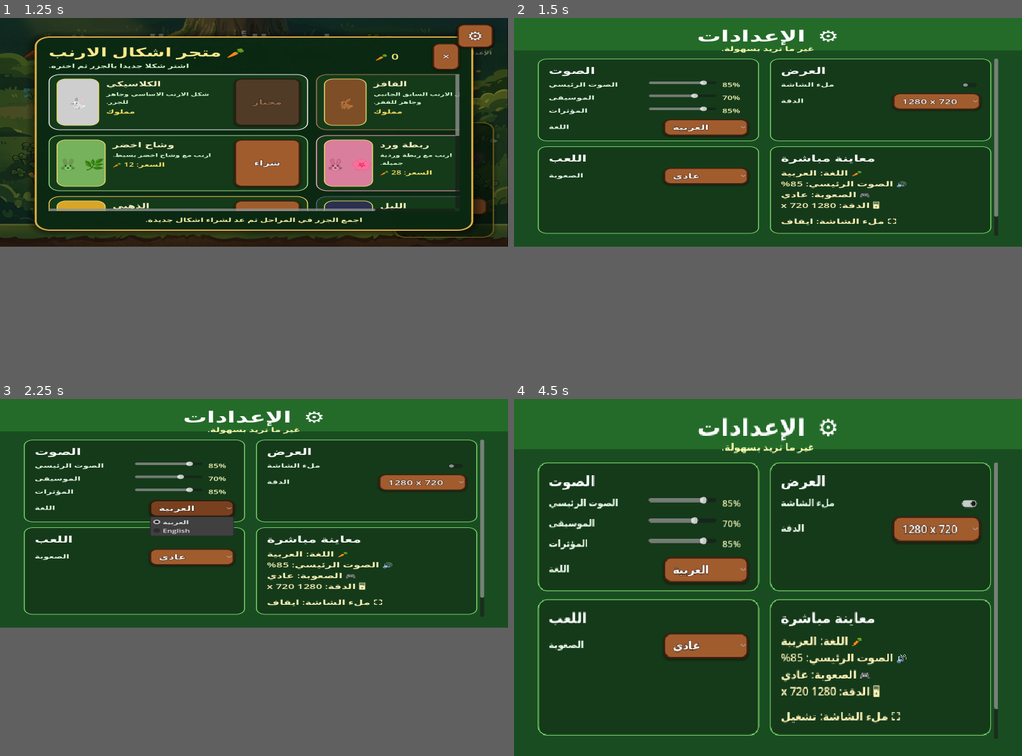
Above: before the commit, frames 1-4 (two rows, left to right).
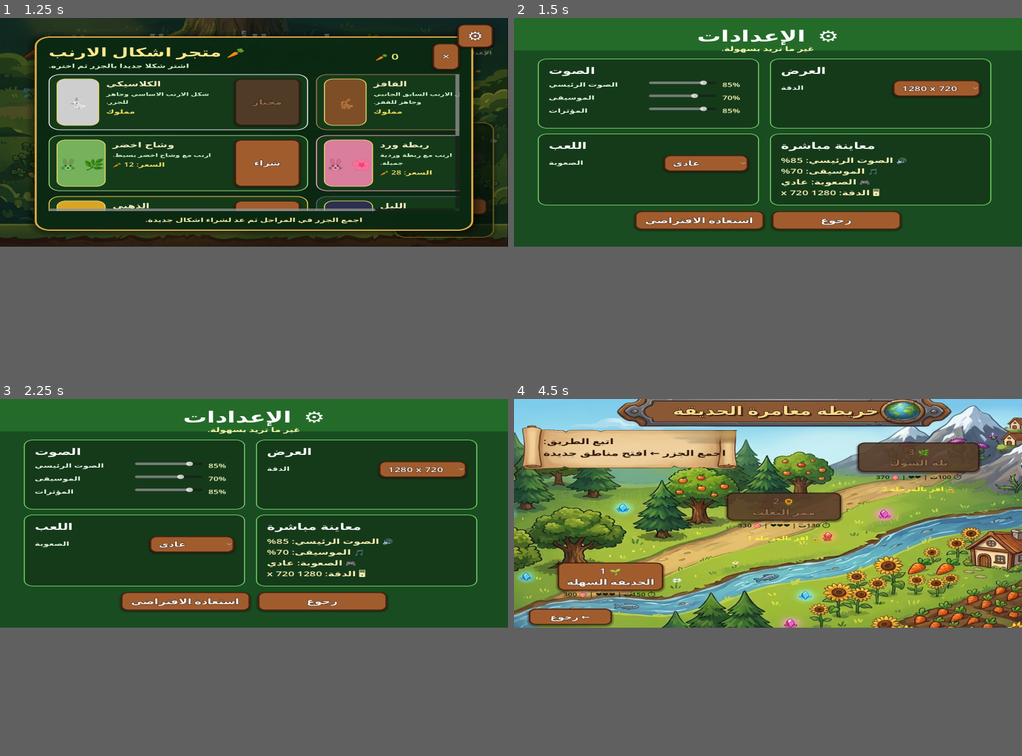
Above: after the commit, the same moments.

Repository: hamzabasem900-source/RUBBY
Game: Godot game, scene res://scenes/MainMenu.tscn
The game is run twice, just before and just after one commit, with the same random seed, the same clock (stepped at 60 frames per second) and the same inputs.
Inputs (mouse positions are in pixels of both pictures, inside the frame that each line leads up to):
- Up to frame 1 (1.25 s): click "الاشكال" at 0.5 s
- Up to frame 2 (1.5 s): click "⚙" at 1.25 s
- Up to frame 3 (2.25 s): click (193, 509) at 2 s, where only the run before the commit has a clickable "العربية"
- Up to frame 4 (4.5 s): click (834, 602) at 2.75 s, where only the run after the commit has a clickable "رجوع"; click (971, 466) at 3.52 s; click (778, 477) at 4.25 s, where only the run after the commit has a clickable "▶ ابدأ اللعب"
In our replay, in frame 4 the window is 800x562 before the commit and 800x360 after it. These sizes can differ from the game's own. Grey fills any space a smaller window leaves; there, only what the larger window draws over its background counts as a difference.

Frame 1 is identical in both runs. In frame 2, 9.2% of the frame differs, in the area x 4-96%, y 11-62%; in frame 3, 9.9%; in frame 4, 65%, in the area x 0-100%, y 0-95%.

Commit message:
Remove level times from settings preview

Diff:
--- a/RUBBY-main/scenes/GameLevel.tscn
+++ b/RUBBY-main/scenes/GameLevel.tscn
@@ -2,7 +2,7 @@
 
 [ext_resource type="Script" uid="uid://btldqoiq7b3vk" path="res://scripts/game_level.gd" id="1_gl"]
 [ext_resource type="Script" uid="uid://bq6imx1wbq13f" path="res://scripts/hud.gd" id="2_hud"]
-[ext_resource type="Texture2D" uid="uid://c5j25vx4s0qt2" path="res://assets/Gemini_Generated_Image_jmx22pjmx22pjmx2.png" id="2_s7260"]
+[ext_resource type="Texture2D" uid="uid://c5j25vx4s0qt2" path="res://assets/images/game_level_background.png" id="2_s7260"]
 [ext_resource type="PackedScene" path="res://scenes/Player.tscn" id="3_player"]
 
 [sub_resource type="RectangleShape2D" id="wall_top"]
--- a/RUBBY-main/scenes/LevelMap.tscn
+++ b/RUBBY-main/scenes/LevelMap.tscn
@@ -1,9 +1,9 @@
 [gd_scene format=3 uid="uid://levelmap"]
 
 [ext_resource type="Script" uid="uid://2of2uy0i3jqd" path="res://scripts/level_map.gd" id="1_lmap"]
-[ext_resource type="Texture2D" uid="uid://di6rm0shfvxcn" path="res://assets/Gemini_Generated_Image_ldlzhcldlzhcldlz.png" id="2_y2l36"]
-[ext_resource type="Texture2D" uid="uid://dub6q0imgilrs" path="res://assets/Screenshot_2026-05-12_040427-removebg-preview.png" id="3_he8ie"]
-[ext_resource type="Texture2D" uid="uid://bc3gxc0eqoc72" path="res://assets/WhatsApp_Image_2026-05-12_at_4.12.01_AM-removebg-preview.png" id="4_vbfs7"]
+[ext_resource type="Texture2D" uid="uid://di6rm0shfvxcn" path="res://assets/images/level_map_background.png" id="2_y2l36"]
+[ext_resource type="Texture2D" uid="uid://dub6q0imgilrs" path="res://assets/images/level_map_trail.png" id="3_he8ie"]
+[ext_resource type="Texture2D" uid="uid://bc3gxc0eqoc72" path="res://assets/images/level_map_rabbit_marker.png" id="4_vbfs7"]
 
 [node name="LevelMap" type="Control" unique_id=2006392819]
 layout_mode = 3
--- a/RUBBY-main/scenes/MainMenu.tscn
+++ b/RUBBY-main/scenes/MainMenu.tscn
@@ -1,7 +1,7 @@
 [gd_scene format=3 uid="uid://dup67efmsqwb1"]
 
 [ext_resource type="Script" uid="uid://cmlq05o7ubvvy" path="res://scripts/main_menu.gd" id="1_mainmenu"]
-[ext_resource type="Texture2D" uid="uid://c2k4cpuncfvvs" path="res://assets/Gemini_Generated_Image_xy6q7zxy6q7zxy6q.png" id="2_0ykhv"]
+[ext_resource type="Texture2D" uid="uid://c2k4cpuncfvvs" path="res://assets/images/main_menu_background.png" id="2_0ykhv"]
 
 [sub_resource type="StyleBoxFlat" id="StyleBoxFlat_settings_normal"]
 bg_color = Color(0.06, 0.07, 0.06, 0.3)
--- a/RUBBY-main/scenes/Player.tscn
+++ b/RUBBY-main/scenes/Player.tscn
@@ -1,7 +1,7 @@
 [gd_scene load_steps=32 format=3]
 
 [ext_resource type="Script" path="res://scripts/player.gd" id="1_player"]
-[ext_resource type="Texture2D" path="res://assets/Gemini_Generated_Image_l7xrnml7xrnml7xr-removebg-preview.png" id="2_white_sheet"]
+[ext_resource type="Texture2D" path="res://assets/images/classic_bunny_sprite_sheet.png" id="2_white_sheet"]
 
 [sub_resource type="CapsuleShape2D" id="SubResource_1"]
 height = 42.0
--- a/RUBBY-main/scripts/enemy_fox.gd
+++ b/RUBBY-main/scripts/enemy_fox.gd
@@ -6,7 +6,7 @@
 # searching for and chasing the player across the whole world.
 # =============================================
 
-const NEW_FOX_SHEET_PATH: String = "res://assets/Gemini_Generated_Image_7zbfmh7zbfmh7zbf-removebg-preview.png"
+const NEW_FOX_SHEET_PATH: String = "res://assets/images/fox_sprite_sheet.png"
 const FOX_SHEET_COLUMNS: int = 7
 const FOX_SHEET_ROWS: int = 4
 
--- a/RUBBY-main/scripts/game_manager.gd
+++ b/RUBBY-main/scripts/game_manager.gd
@@ -26,7 +26,7 @@
 
 var level_configs: Array = [
 	{
-		"level": 1, "time_limit": 120.0, "lives": 3,
+		"level": 1, "time_limit": 150.0, "lives": 3,
 		"required_score": 300, "fox_count": 2,
 		"hole_count": 4, "thorn_count": 4,
 		"carrot_count": 12, "golden_carrot_count": 2,
@@ -35,7 +35,7 @@
 		"carrot_respawn_delay": 3.0
 	},
 	{
-		"level": 2, "time_limit": 100.0, "lives": 3,
+		"level": 2, "time_limit": 130.0, "lives": 3,
 		"required_score": 330, "fox_count": 3,
 		"hole_count": 6, "thorn_count": 7,
 		"carrot_count": 24, "golden_carrot_count": 4,
@@ -43,7 +43,7 @@
 		"fox_min_dist": 112.0
 	},
 	{
-		"level": 3, "time_limit": 80.0, "lives": 2,
+		"level": 3, "time_limit": 100.0, "lives": 2,
 		"required_score": 370, "fox_count": 4,
 		"hole_count": 8, "thorn_count": 10,
 		"carrot_count": 25, "golden_carrot_count": 6,
--- a/RUBBY-main/scripts/hud.gd
+++ b/RUBBY-main/scripts/hud.gd
@@ -12,7 +12,6 @@
 
 var heart_labels: Array = []
 var max_lives: int = 3
-var _last_life_tween: Tween
 
 func _ready() -> void:
 	GameManager.score_changed.connect(_on_score_changed)
@@ -42,7 +41,6 @@
 func _rebuild_hearts(val: int) -> void:
 	if not hearts_box:
 		return
-	_stop_last_life_blink()
 	for child in hearts_box.get_children():
 		child.free()
 	heart_labels.clear()
@@ -54,32 +52,6 @@
 		lbl.add_theme_color_override("font_color", Color(1, 0.12, 0.18))
 		hearts_box.add_child(lbl)
 		heart_labels.append(lbl)
-	if visible_hearts == 1:
-		_start_last_life_blink(heart_labels[0])
-
-func _start_last_life_blink(heart: Label) -> void:
-	if not heart:
-		return
-	heart.pivot_offset = Vector2(heart.size.x * 0.5, heart.size.y * 0.5)
-	heart.modulate = Color(1, 1, 1, 1)
-	heart.scale = Vector2.ONE
-	_last_life_tween = create_tween()
-	_last_life_tween.set_loops()
-	_last_life_tween.set_trans(Tween.TRANS_SINE)
-	_last_life_tween.set_ease(Tween.EASE_IN_OUT)
-	_last_life_tween.tween_property(heart, "modulate:a", 0.28, 0.22)
-	_last_life_tween.parallel().tween_property(heart, "scale", Vector2(1.25, 1.25), 0.22)
-	_last_life_tween.tween_property(heart, "modulate:a", 1.0, 0.22)
-	_last_life_tween.parallel().tween_property(heart, "scale", Vector2.ONE, 0.22)
-
-func _stop_last_life_blink() -> void:
-	if _last_life_tween and _last_life_tween.is_valid():
-		_last_life_tween.kill()
-	_last_life_tween = null
-	for heart in heart_labels:
-		if heart:
-			heart.modulate = Color(1, 1, 1, 1)
-			heart.scale = Vector2.ONE
 
 func _on_time_changed(val: float) -> void:
 	if not time_label:
--- a/RUBBY-main/scripts/player.gd
+++ b/RUBBY-main/scripts/player.gd
@@ -20,7 +20,7 @@
 const DAMAGE_REACTION_DURATION: float = 0.34
 const LANDING_SQUASH_DURATION: float = 0.12
 const SPOTTED_BUNNY_SKIN_ID: String = "spotted_bunny"
-const SPOTTED_BUNNY_SHEET_PATH: String = "res://assets/Gemini_Generated_Image_z29tj3z29tj3z29t-removebg-preview.png"
+const SPOTTED_BUNNY_SHEET_PATH: String = "res://assets/images/spotted_bunny_sprite_sheet.png"
 
 var invincible:      bool  = false
 var invincible_timer: float = 0.0
--- a/RUBBY-main/scripts/settings_manager.gd
+++ b/RUBBY-main/scripts/settings_manager.gd
@@ -18,7 +18,6 @@
 	"sfx_volume": 0.85,
 	"mute_audio": false,
 	"language": "العربية",
-	"fullscreen": false,
 	"resolution": "1280 x 720",
 	"difficulty": "Normal"
 }
@@ -39,8 +38,7 @@
 	_sanitize_settings()
 
 func _sanitize_settings() -> void:
-	if not ["العربية", "English"].has(str(values["language"])):
-		values["language"] = str(DEFAULT_SETTINGS["language"])
+	values["language"] = str(DEFAULT_SETTINGS["language"])
 	if not ["1024 x 720", "1280 x 720", "1600 x 900", "1920 x 1080"].has(str(values["resolution"])):
 		values["resolution"] = str(DEFAULT_SETTINGS["resolution"])
 
@@ -87,28 +85,7 @@
 	window.content_scale_mode = Window.CONTENT_SCALE_MODE_CANVAS_ITEMS
 	window.content_scale_aspect = Window.CONTENT_SCALE_ASPECT_IGNORE
 
-	if bool(values["fullscreen"]):
-		_apply_fullscreen_window()
-	else:
-		_apply_windowed_size(_resolution_to_vector(str(values["resolution"])))
-
-func _apply_fullscreen_window() -> void:
-	var screen_size := DisplayServer.screen_get_size()
-	var screen_position := DisplayServer.screen_get_position()
-	DisplayServer.window_set_flag(DisplayServer.WINDOW_FLAG_BORDERLESS, false)
-	DisplayServer.window_set_mode(DisplayServer.WINDOW_MODE_FULLSCREEN)
-	DisplayServer.window_set_position(screen_position)
-	DisplayServer.window_set_size(screen_size)
-	get_window().size = screen_size
-	call_deferred("_finish_fullscreen_apply", screen_size, screen_position)
-
-func _finish_fullscreen_apply(screen_size: Vector2i, screen_position: Vector2i) -> void:
-	if not bool(values["fullscreen"]):
-		return
-	DisplayServer.window_set_mode(DisplayServer.WINDOW_MODE_FULLSCREEN)
-	DisplayServer.window_set_position(screen_position)
-	DisplayServer.window_set_size(screen_size)
-	get_window().size = screen_size
+	_apply_windowed_size(_resolution_to_vector(str(values["resolution"])))
 
 func _apply_windowed_size(size: Vector2i) -> void:
 	DisplayServer.window_set_mode(DisplayServer.WINDOW_MODE_WINDOWED)
@@ -119,8 +96,6 @@
 	call_deferred("_finish_windowed_size_apply", size)
 
 func _finish_windowed_size_apply(size: Vector2i) -> void:
-	if bool(values["fullscreen"]):
-		return
 	DisplayServer.window_set_mode(DisplayServer.WINDOW_MODE_WINDOWED)
 	DisplayServer.window_set_size(size)
 	get_window().size = size
@@ -209,130 +184,6 @@
 	return style
 
 func text(key: String) -> String:
-	var language := str(values["language"])
-	var english := {
-		"settings": "Settings",
-		"settings_subtitle": "Tune your adventure exactly the way you like.",
-		"audio": "Audio",
-		"master_volume": "Master Volume",
-		"music_volume": "Music Volume",
-		"sfx_volume": "SFX Volume",
-		"mute_audio": "Mute all sound",
-		"language": "Language",
-		"gameplay": "Gameplay",
-		"difficulty": "Difficulty",
-		"visuals": "Display",
-		"fullscreen": "Fullscreen",
-		"resolution": "Resolution",
-		"windowed": "Windowed",
-		"reset": "Reset Defaults",
-		"back": "Back",
-		"back_to_menu": "Back to Menu",
-		"preview": "Live Preview",
-		"on": "ON",
-		"off": "OFF",
-		"app_title": "🥕 Bunny Carrot Adventure 🐰",
-		"main_subtitle": "Collect carrots, avoid foxes, dash past danger!",
-		"carrot_wallet": "🥕 {count}",
-		"open_skin_shop": "Skins",
-		"skin_shop_title": "🥕 Bunny Skin Shop",
-		"skin_shop_subtitle": "Buy bunny shapes, then equip your favorite look.",
-		"skin_shop_hint": "Collect carrots in levels, then come back to buy new bunny shapes.",
-		"skin_price": "Price: {price} 🥕",
-		"skin_owned": "Owned",
-		"skin_buy": "Buy",
-		"skin_equip": "Equip",
-		"skin_selected": "Selected",
-		"skin_not_enough": "Not enough carrots yet.",
-		"skin_bought_status": "Purchased and equipped {name}!",
-		"skin_equipped_status": "Equipped {name}.",
-		"skin_white_name": "Classic Bunny",
-		"skin_white_desc": "The original bunny look. Always ready for carrots.",
-		"skin_runner_name": "Runner Bunny",
-		"skin_runner_desc": "The earlier side-view bunny shape, ready to hop.",
-		"skin_dune_name": "Dune Hare",
-		"skin_dune_desc": "A taller desert hare with long ears, a lean body, and fast stride physics.",
-		"skin_snow_name": "Snow Scout",
-		"skin_snow_desc": "A compact white scout bunny with a rounded body and smaller collision shape.",
-		"choose_bunny": "Choose Your Bunny! 🐰",
-		"white_bunny_button": "🐰 Classic Bunny",
-		"brown_bunny_button": "🐇 Runner Bunny",
-		"select_dune_bunny_button": "🐇 Dune Hare",
-		"select_snow_bunny_button": "🐰 Snow Scout",
-		"confirm_play": "✔ Let's Go! Play!",
-		"skin_meadow_name": "Meadow Scarf",
-		"skin_meadow_desc": "A bunny outfit with a leafy scarf for garden camouflage.",
-		"skin_rose_name": "Rose Bow",
-		"skin_rose_desc": "A bunny look with a soft rose bow for spring adventures.",
-		"skin_golden_name": "Golden Vest",
-		"skin_golden_desc": "A bright golden bunny vest made for true carrot collectors.",
-		"skin_night_name": "Moon Cape",
-		"skin_night_desc": "A dark bunny cape with a moon badge for quiet night runs.",
-		"skin_tiny_name": "Tiny Mushroom Bunny",
-		"skin_tiny_desc": "A small round bunny shape with a smaller physics body for tight garden paths.",
-		"skin_lop_name": "Long-Eared Lop",
-		"skin_lop_desc": "A taller lop bunny shape with longer reach and matching collision physics.",
-		"skin_spotted_name": "Spotted Trail Bunny",
-		"skin_spotted_desc": "A premium brown-and-white bunny with its own sprite-sheet hop animation.",
-		"start_game": "▶  Start Game",
-		"instructions": "📖  Instructions",
-		"level_map": "🗺  Level Map",
-		"quit": "✖  Quit",
-		"how_to_play": "📖 How To Play",
-		"instructions_subtitle": "Quick guide cards for a safer carrot adventure.",
-		"instructions_controls_title": "Move like a pro",
-		"instructions_controls_body": "Use Arrow Keys or WASD to move. Press Space or Enter for a quick dash when danger gets close.",
-		"instructions_collect_title": "Collect carrots",
-		"instructions_collect_body": "Orange carrots give 10 points. Golden carrots give 25 points, so grab them first when it is safe.",
-		"instructions_hazards_title": "Know the hazards",
-		"instructions_hazards_body": "Foxes chase you. Burrow holes are dark dirt pits. Thorn bushes are green shrubs with pale spikes. Any hit costs 1 life.",
-		"instructions_goal_title": "Win the level",
-		"instructions_goal_body": "Reach the required score before time runs out. Collect enough carrots to unlock the next garden area.",
-		"instructions_lives_title": "Protect your lives",
-		"instructions_lives_body": "You start with the lives shown at the top of the screen. If they reach zero, the run ends.",
-		"instructions_tip_title": "Smart bunny tip",
-		"instructions_tip_body": "Plan your route around hazards, dash only when needed, and go for golden carrots when the path is clear.",
-		"instructions_body": "[b]🎮 Controls:[/b]\n  Arrow Keys or WASD — Move your bunny\n  Space or Enter — Quick dash burst\n\n[b]🥕 Collect:[/b]\n  Orange Carrot = 10 points\n  Golden Carrot = 25 points\n\n[b]⚠ Hazards:[/b]\n  🦊 Foxes — they chase the bunny and cost 1 life.\n  🕳 Burrow Holes — dark oval pits with a dirt rim; avoid stepping into them.\n  🌿 Thorn Bushes — green bushes with pale spikes; touching them costs 1 life.\n\n[b]🎯 Goal:[/b]\n  Collect enough points before the timer ends!\n  Reach the required score to win the level.\n\n[b]❤ Lives:[/b]\n  You start with 3 lives. Each hit = -1 life.\n  If lives reach 0, it's Game Over!",
-		"map_title": "Garden Adventure Map",
-		"level1_name": "🌱 1\nEasy Garden",
-		"level2_name": "🌻 2\nFox Crossing",
-		"level3_name": "🌿 3\nThorny Hill",
-		"level1_lock": "🔒 Win Level 1",
-		"level2_lock": "🔒 Win Level 2",
-		"map_legend": "Follow the trail:\nCollect carrots → unlock areas",
-		"level": "Level",
-		"seconds_suffix": "s",
-		"dash_tip": "Dash: Space / Enter",
-		"pause_button_hint": "Pause",
-		"pause_title": "⏸ Paused",
-		"pause_subtitle": "Take a breath — your bunny is safe until you resume.",
-		"pause_resume": "▶ Resume",
-		"pause_restart": "🔄 Restart Level",
-		"pause_lobby": "🏠 Back to Lobby",
-		"pause_quit": "✖ Exit Game",
-		"win_banner": "🎉 YOU WIN! 🎉",
-		"final_score": "Final Score: {score} 🥕",
-		"carrots_banked": "Saved carrots: +{count} 🥕",
-		"next_level": "➡ Next Level",
-		"play_again": "🔄 Play Again",
-		"main_menu": "🏠 Main Menu",
-		"all_levels_complete": "🎉 All Levels Complete!",
-		"win_message_1": "Amazing job! 🌟",
-		"win_message_2": "You're a carrot champion! 🥕",
-		"win_message_3": "Brilliant bunny! 🐰",
-		"win_message_4": "Wow, you're unstoppable! ⭐",
-		"win_message_5": "Super hop! Keep going! 🎉",
-		"game_over_banner": "😢 Oh No!",
-		"game_over_score": "You got: {score} points",
-		"try_again": "🔄 Try Again!",
-		"game_over_message_1": "Oops! Don't give up, little bunny! 🐰",
-		"game_over_message_2": "So close! Try again! 💪",
-		"game_over_message_3": "The carrots are waiting for you! 🥕",
-		"game_over_message_4": "You can do it! One more hop! 🌟",
-		"easy": "Easy",
-		"normal": "Normal",
-		"hard": "Hard"
-	}
 	var arabic := {
 		"settings": "الإعدادات",
 		"settings_subtitle": "غير ما تريد بسهولة.",
@@ -345,15 +196,12 @@
 		"gameplay": "اللعب",
 		"difficulty": "الصعوبة",
 		"visuals": "العرض",
-		"fullscreen": "ملء الشاشة",
 		"resolution": "الدقة",
 		"windowed": "نافذة",
 		"reset": "استعادة الافتراضي",
 		"back": "رجوع",
 		"back_to_menu": "رجوع للقائمة",
 		"preview": "معاينة مباشرة",
-		"on": "تشغيل",
-		"off": "ايقاف",
 		"app_title": "🥕 مغامرة الأرنب والجزر 🐰",
 		"main_subtitle": "اجمع الجزر وابتعد عن الثعالب والخطر!",
 		"carrot_wallet": "🥕 {count}",
@@ -452,13 +300,15 @@
 		"game_over_message_2": "كنت قريبا! حاول مرة أخرى! 💪",
 		"game_over_message_3": "الجزر ينتظرك! 🥕",
 		"game_over_message_4": "تستطيع الفوز! حاول مرة اخرى! 🌟",
+		"result_title": "نتيجة المرحلة",
+		"your_score": "نقاطك: {score}",
+		"time_used": "الوقت المستخدم: {time}ث",
+		"retry": "🔄 إعادة المحاولة",
 		"easy": "سهل",
 		"normal": "عادي",
 		"hard": "صعب"
 	}
-	if language == "العربية":
-		return str(arabic.get(key, english.get(key, key)))
-	return str(english.get(key, key))
+	return str(arabic.get(key, key))
 
 func format_text(key: String, replacements: Dictionary) -> String:
 	var formatted := text(key)
--- a/RUBBY-main/scripts/settings_menu.gd
+++ b/RUBBY-main/scripts/settings_menu.gd
@@ -7,7 +7,6 @@
 
 var _labels: Array[Label] = []
 var _value_labels: Dictionary = {}
-var _language_options: OptionButton
 var _difficulty_options: OptionButton
 var _resolution_options: OptionButton
 var _option_buttons: Dictionary = {}
@@ -91,12 +90,10 @@
 	grid.add_child(_create_card("audio", [
 		_create_slider_row("master_volume", "master_volume"),
 		_create_slider_row("music_volume", "music_volume"),
-		_create_slider_row("sfx_volume", "sfx_volume"),
-		_create_option_row("language", "language", ["العربية", "English"])
+		_create_slider_row("sfx_volume", "sfx_volume")
 	]))
 
 	grid.add_child(_create_card("visuals", [
-		_create_check_row("fullscreen", "fullscreen"),
 		_create_option_row("resolution", "resolution", ["1280 x 720", "1600 x 900", "1920 x 1080", "1024 x 720"])
 	]))
 
@@ -176,23 +173,6 @@
 	value_label.add_theme_color_override("font_color", Color(1, 1, 0.75, 1))
 	row.add_child(value_label)
 	_value_labels[setting_key] = value_label
-	return row
-
-func _create_check_row(label_key: String, setting_key: String) -> HBoxContainer:
-	var row := HBoxContainer.new()
-	row.add_theme_constant_override("separation", 12)
-	row.add_child(_create_row_label(label_key))
-
-	var toggle := CheckButton.new()
-	toggle.button_pressed = bool(SettingsManager.get_setting(setting_key))
-	toggle.size_flags_horizontal = Control.SIZE_SHRINK_END
-	toggle.toggled.connect(func(pressed: bool) -> void:
-		SettingsManager.set_setting(setting_key, pressed)
-		_update_preview()
-		if setting_key == "fullscreen":
-			call_deferred("_update_preview")
-	)
-	row.add_child(toggle)
 	return row
 
 func _create_option_row(label_key: String, setting_key: String, options: Array[String]) -> HBoxContainer:
@@ -215,9 +195,7 @@
 			call_deferred("_update_preview")
 	)
 	row.add_child(option)
-	if setting_key == "language":
-		_language_options = option
-	elif setting_key == "difficulty":
+	if setting_key == "difficulty":
 		_difficulty_options = option
 	elif setting_key == "resolution":
 		_resolution_options = option
@@ -262,11 +240,10 @@
 func _update_preview() -> void:
 	if _preview_label == null:
 		return
-	_preview_label.text = "🥕 " + SettingsManager.text("language") + ": " + str(SettingsManager.get_setting("language")) + "\n" + \
-		"🔊 " + SettingsManager.text("master_volume") + ": " + str(int(float(SettingsManager.get_setting("master_volume")) * 100.0)) + "%\n" + \
+	_preview_label.text = "🔊 " + SettingsManager.text("master_volume") + ": " + str(int(float(SettingsManager.get_setting("master_volume")) * 100.0)) + "%\n" + \
+		"🎵 " + SettingsManager.text("music_volume") + ": " + str(int(float(SettingsManager.get_setting("music_volume")) * 100.0)) + "%\n" + \
 		"🎮 " + SettingsManager.text("difficulty") + ": " + SettingsManager.option_text("difficulty", str(SettingsManager.get_setting("difficulty"))) + "\n" + \
-		"🖥 " + SettingsManager.text("resolution") + ": " + str(SettingsManager.get_setting("resolution")) + "\n" + \
-		"⛶ " + SettingsManager.text("fullscreen") + ": " + SettingsManager.text("on" if bool(SettingsManager.get_setting("fullscreen")) else "off")
+		"🖥 " + SettingsManager.text("resolution") + ": " + str(SettingsManager.get_setting("resolution"))
 
 func _refresh_language(_language: String) -> void:
 	for label in _labels:
Binary file removed: RUBBY-main/assets/Gemini_Generated_Image_7zbfmh7zbfmh7zbf-removebg-preview.png
Not shown, removed: RUBBY-main/assets/Gemini_Generated_Image_jmx22pjmx22pjmx2.png.import
Renamed: RUBBY-main/assets/Gemini_Generated_Image_l7xrnml7xrnml7xr-removebg-preview.png -> RUBBY-main/assets/images/classic_bunny_sprite_sheet.png
Not shown, changed: RUBBY-main/assets/images/classic_bunny_sprite_sheet.png.import
Renamed: RUBBY-main/Gemini_Generated_Image_7zbfmh7zbfmh7zbf-removebg-preview.png -> RUBBY-main/assets/images/fox_sprite_sheet.png
Not shown, changed: RUBBY-main/assets/images/fox_sprite_sheet.png.import
Renamed: RUBBY-main/assets/Gemini_Generated_Image_jmx22pjmx22pjmx2.png -> RUBBY-main/assets/images/game_level_background.png
Not shown, changed: RUBBY-main/assets/images/game_level_background.png.import
Renamed: RUBBY-main/assets/Gemini_Generated_Image_ldlzhcldlzhcldlz.png -> RUBBY-main/assets/images/level_map_background.png
Not shown, changed: RUBBY-main/assets/images/level_map_background.png.import
Renamed: RUBBY-main/assets/WhatsApp_Image_2026-05-12_at_4.12.01_AM-removebg-preview.png -> RUBBY-main/assets/images/level_map_rabbit_marker.png
Not shown, changed: RUBBY-main/assets/images/level_map_rabbit_marker.png.import
(and 6 more such lines)
